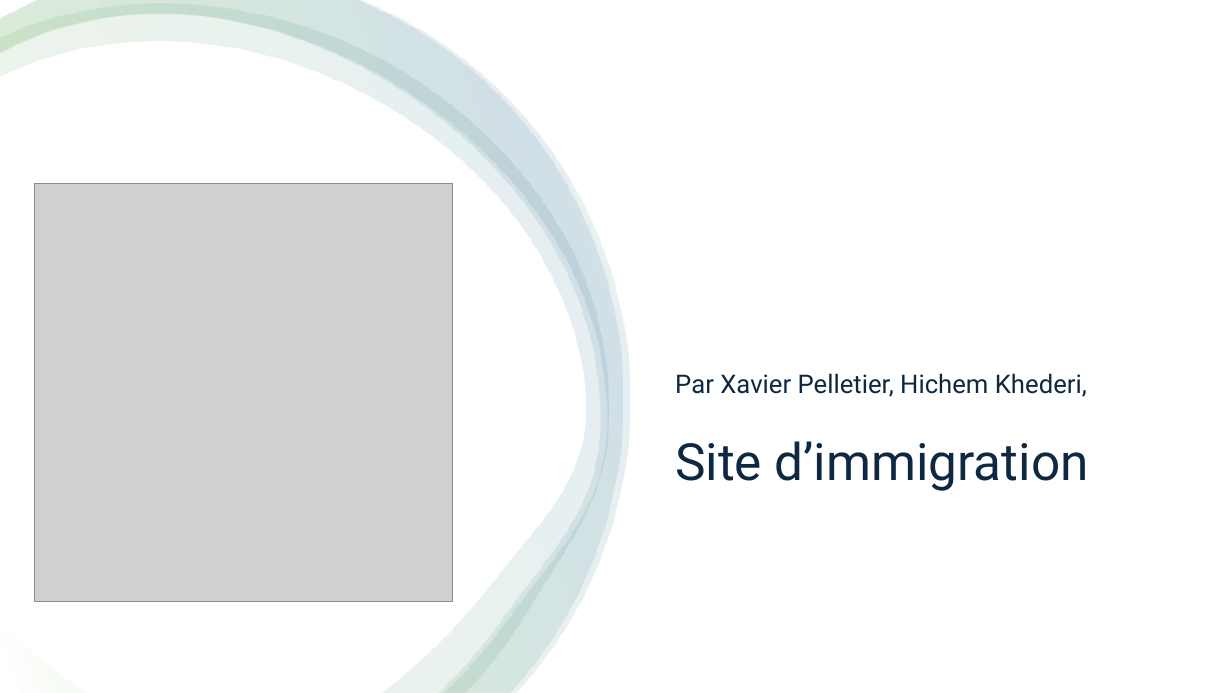
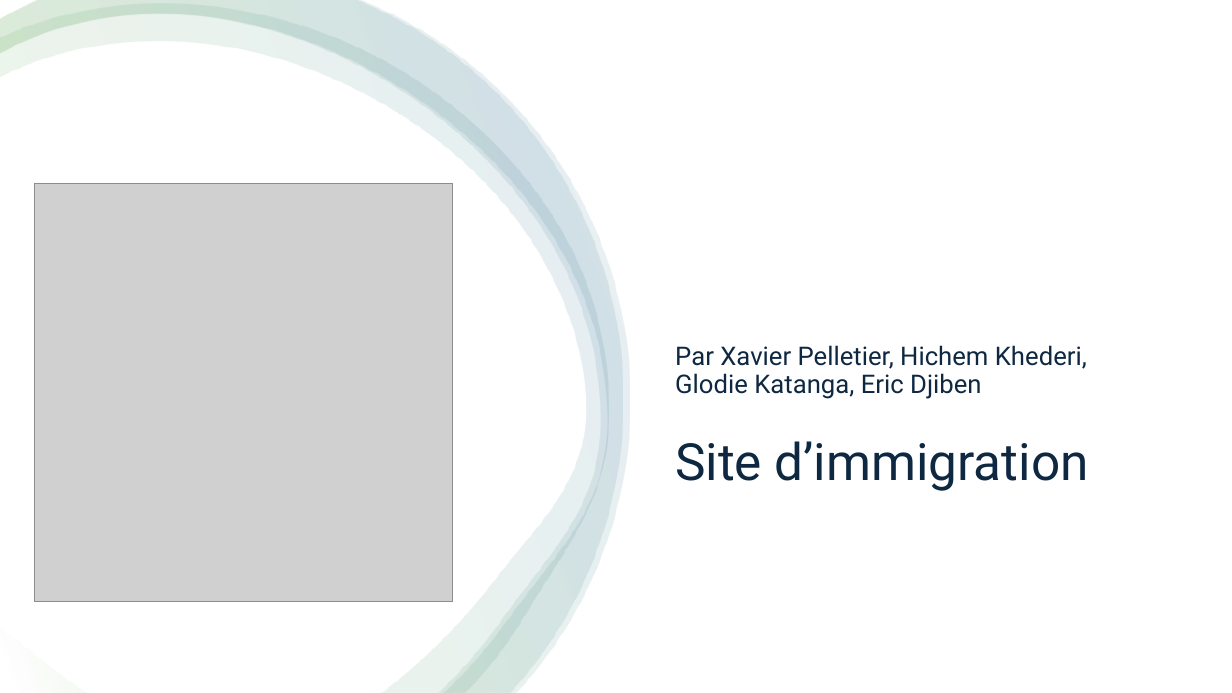
Before and after one commit to xpelletier07/Projet_Site_Immigration, a slide deck: slide 1 of Mandats/Mandat_3/Présentation.pptx. Drawn at 1232x693 pixels with LibreOffice and Linux fonts; fonts in the diff are those of the drawing; grey boxes stand for pictures. Boxes give left, top, right and bottom in pixels: in the first picture for what was removed or moved away, otherwise in the second. Text is boxed around its words. In the diff, an @@ line names an element or a change of style, - is before the commit and + after.

```diff
--- a/Mandats/Mandat_3/Présentation.pptx
+++ b/Mandats/Mandat_3/Présentation.pptx
@@ subtitle at (675, 345, 1087, 399): text changed @@
-Par Xavier Pelletier, Hichem Khederi,
+Par Xavier Pelletier, Hichem Khederi, Glodie Katanga, Eric Djiben
```
Also in this commit, not shown: 19 other slides changed, 13 slides removed, 1 other file.
